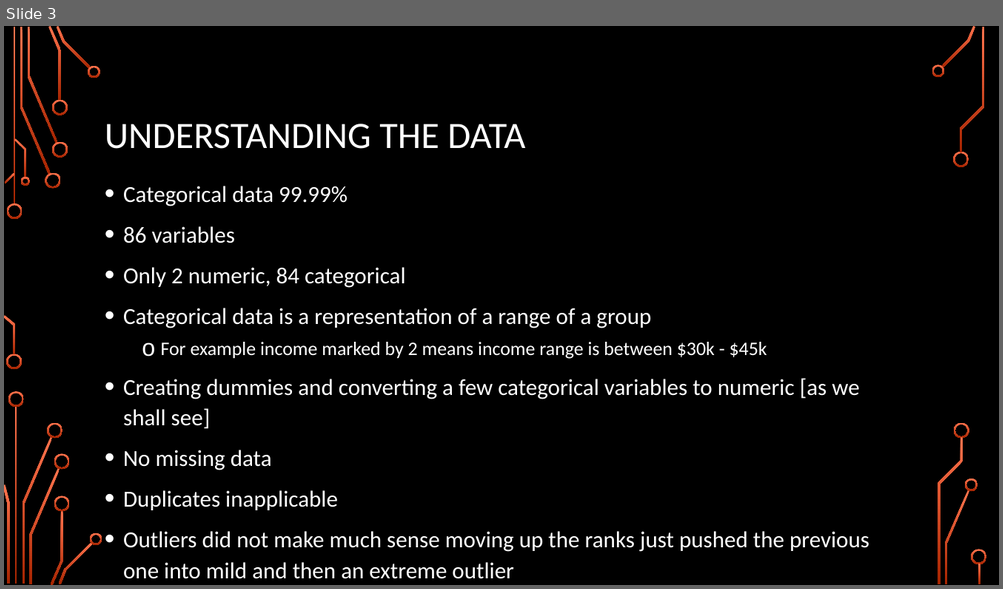
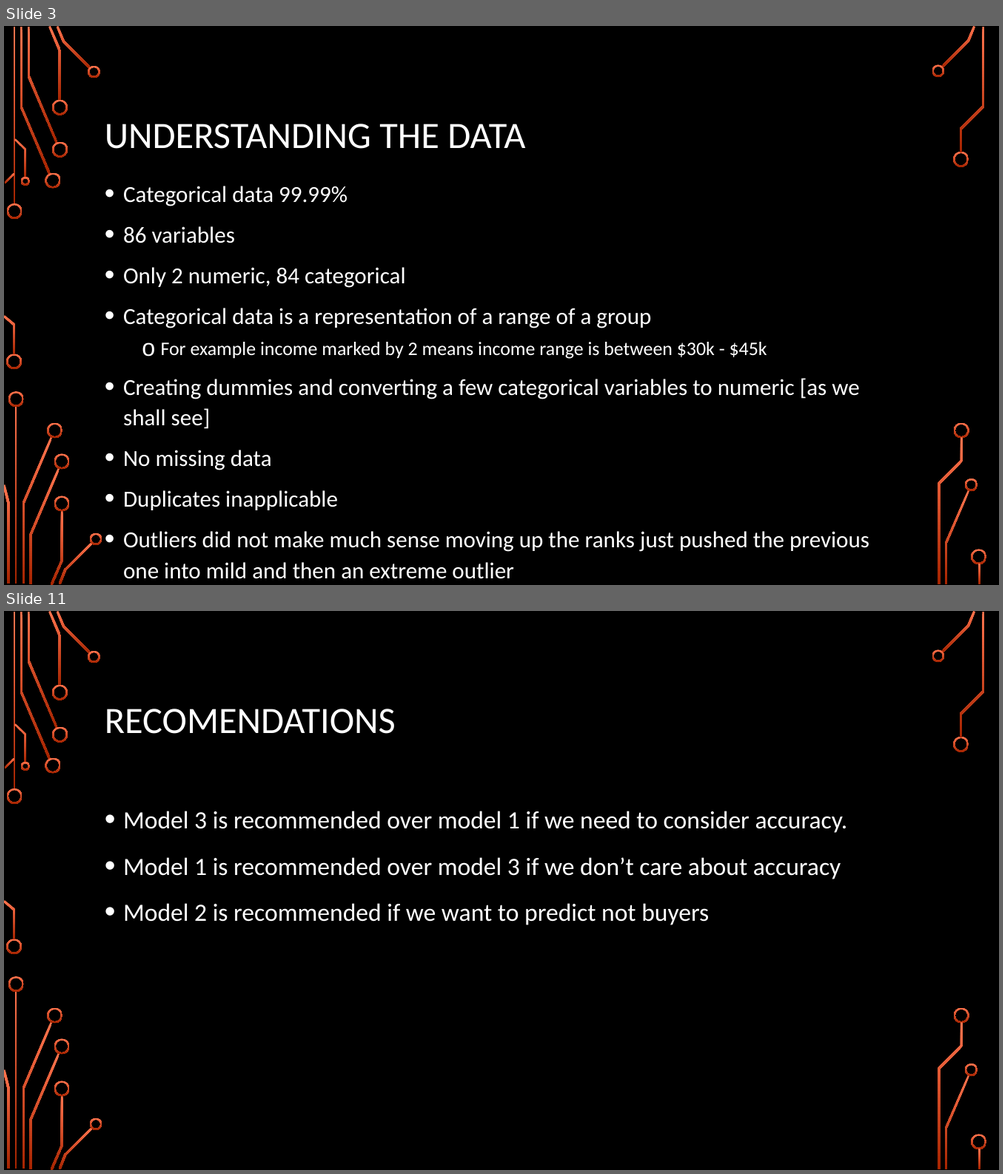
Before and after one commit to karimkhamwani/data-mining, a slide deck: Caravan.pptx. Shown one above the other, each under a label of ours: slide 3 before the commit, slides 3 and 11 after it; the slides between them are not shown. The pictures are 1003x589 and 1003x1174 pixels, drawn with LibreOffice and Linux fonts; fonts in the diff are those of the drawing; background and template pictures are left out. Boxes give left, top, right and bottom in pixels: in the first picture for what was removed or moved away, otherwise in the second. Text is boxed around its words. In the diff, an @@ line names an element or a change of style, - is before the commit and + after.

```diff
--- a/Caravan.pptx
+++ b/Caravan.pptx
@@ slide 11 added at [4, 611, 999, 1170], background picture (left out); not listed: 36 template elements that a slide beside it also shows @@
@@ title added at [105, 709, 395, 734], 36 pt, text #FFFFFF @@
+RECOMENDATIONS
@@ text added at [123, 811, 848, 925], 24 pt, text #FFFFFF @@
+• Model 3 is recommended over model 1 if we need to consider accuracy.
+• Model 1 is recommended over model 3 if we don’t care about accuracy
+• Model 2 is recommended if we want to predict not buyers
```
Also in this commit, not shown: 7 other slides added, 4 slides removed, 1 other file.
